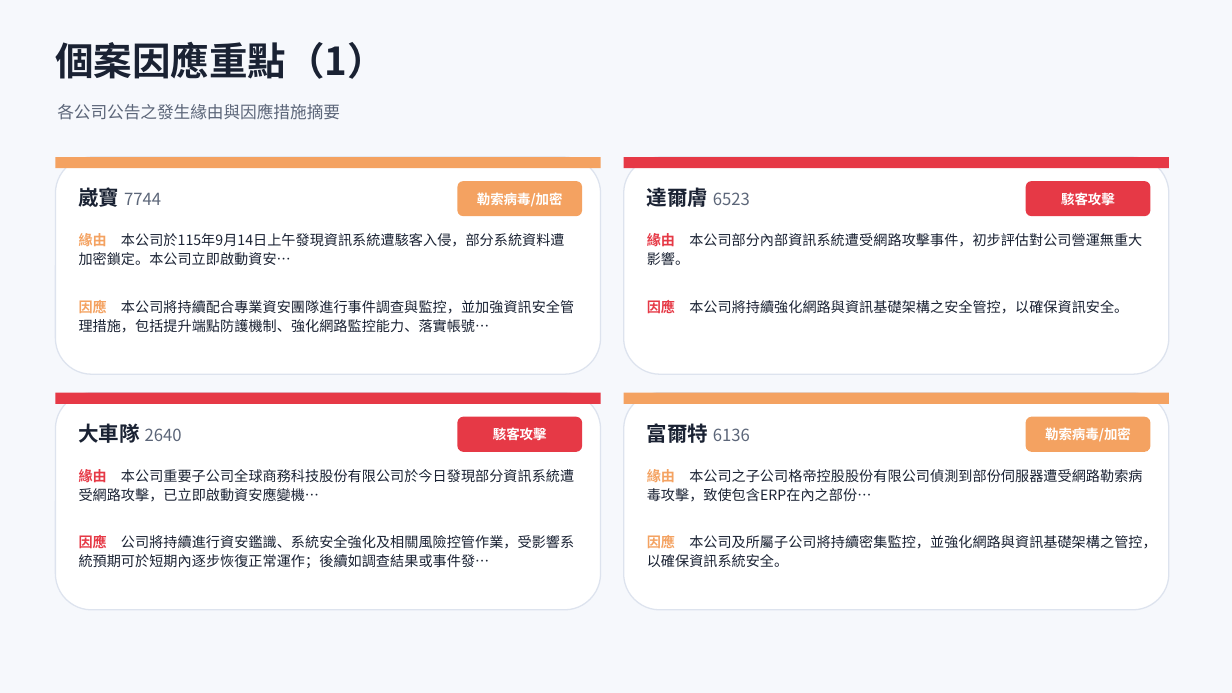
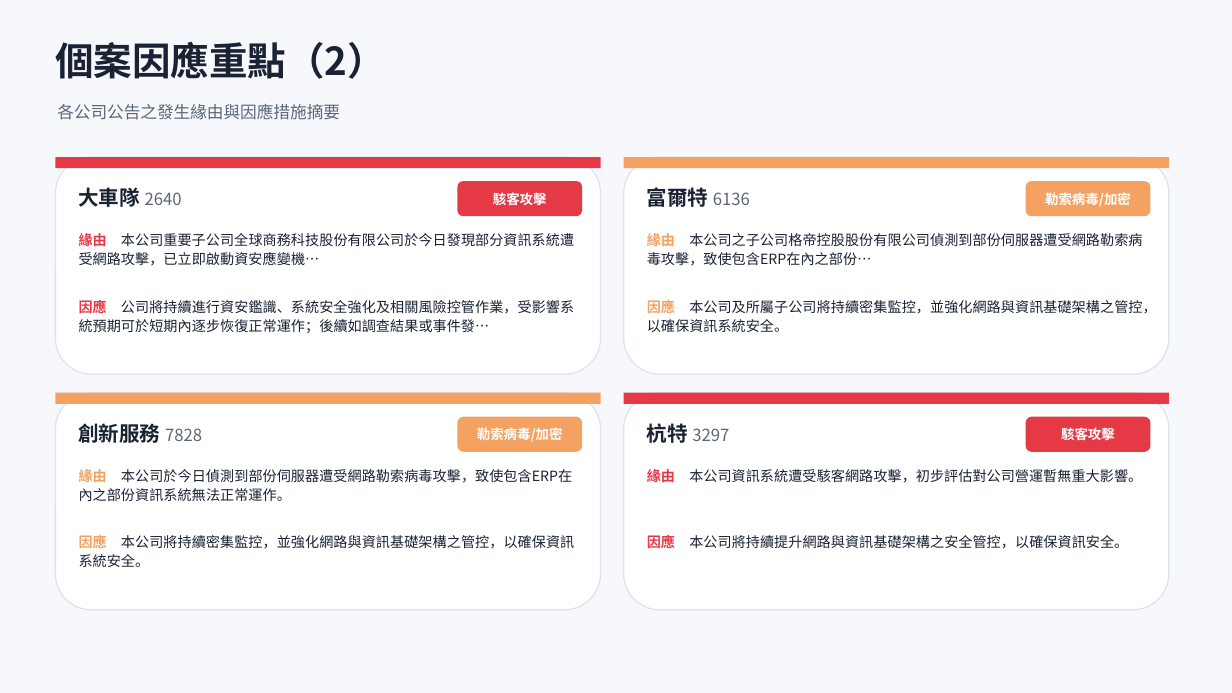
Before and after one commit to Johnnylin77/mops-isec-monitor, a slide deck: slide 7 of 資安事件因應分析.pptx (slide 6 before the commit). Drawn at 1232x693 pixels with LibreOffice and Linux fonts; fonts in the diff are those of the drawing. Boxes give left, top, right and bottom in pixels: in the first picture for what was removed or moved away, otherwise in the second. Text is boxed around its words. In the diff, an @@ line names an element or a change of style, - is before the commit and + after.

```diff
--- a/資安事件因應分析.pptx
+++ b/資安事件因應分析.pptx
@@ text at (55, 42, 386, 79): text changed @@
-個案因應重點（1）
+個案因應重點（2）
@@ text at (79, 187, 182, 207): text changed @@
-崴寶 7744
+大車隊 2640
@@ text at (493, 192, 547, 205): text changed @@
-勒索病毒/加密
+駭客攻擊
@@ text at (647, 185, 750, 211): text changed @@
-達爾膚 6523
+富爾特 6136
@@ text at (1045, 192, 1131, 207): text changed @@
-駭客攻擊
+勒索病毒/加密
@@ text at (79, 231, 574, 266): text changed @@
-緣由 本公司於115年9月14日上午發現資訊系統遭駭客入侵，部分系統資料遭加密鎖定。本公司立即啟動資安…
+緣由 本公司重要子公司全球商務科技股份有限公司於今日發現部分資訊系統遭受網路攻擊，已立即啟動資安應變機…
@@ text at (647, 231, 1142, 266): text changed @@
-緣由 本公司部分內部資訊系統遭受網路攻擊事件，初步評估對公司營運無重大影響。
+緣由 本公司之子公司格帝控股股份有限公司偵測到部份伺服器遭受網路勒索病毒攻擊，致使包含ERP在內之部份…
@@ text at (79, 298, 574, 333): text changed @@
-因應 本公司將持續配合專業資安團隊進行事件調查與監控，並加強資訊安全管理措施，包括提升端點防護機制、強化網路監控能力、落實帳號…
+因應 公司將持續進行資安鑑識、系統安全強化及相關風險控管作業，受影響系統預期可於短期內逐步恢復正常運作；後續如調查結果或事件發…
@@ text at (647, 298, 1156, 332): text changed @@
-因應 本公司將持續強化網路與資訊基礎架構之安全管控，以確保資訊安全。
+因應 本公司及所屬子公司將持續密集監控，並強化網路與資訊基礎架構之管控，以確保資訊系統安全。
@@ fill #E63946 to #F4A261 in 4 elements at (624, 157, 1169, 168), (1026, 181, 1151, 216), (55, 393, 601, 404), (457, 417, 582, 452) @@
@@ fill #F4A261 to #E63946 in 4 elements at (55, 157, 601, 168), (457, 181, 582, 216), (624, 393, 1169, 404), (1026, 417, 1151, 452) @@
@@ text at (79, 421, 202, 447): text changed; size 13 to 16 pt; text colour #5C6679 to #1A2233; bold on @@
-大車隊 2640
+創新服務 7828
@@ text at (477, 427, 563, 442): text changed @@
-駭客攻擊
+勒索病毒/加密
@@ text at (647, 423, 729, 443): text changed @@
-富爾特 6136
+杭特 3297
@@ text at (1061, 427, 1115, 440): text changed @@
-勒索病毒/加密
+駭客攻擊
@@ text at (79, 469, 572, 501): text changed @@
-緣由 本公司重要子公司全球商務科技股份有限公司於今日發現部分資訊系統遭受網路攻擊，已立即啟動資安應變機…
+緣由 本公司於今日偵測到部份伺服器遭受網路勒索病毒攻擊，致使包含ERP在內之部份資訊系統無法正常運作。
@@ text at (647, 467, 1142, 485): text changed @@
-緣由 本公司之子公司格帝控股股份有限公司偵測到部份伺服器遭受網路勒索病毒攻擊，致使包含ERP在內之部份…
+緣由 本公司資訊系統遭受駭客網路攻擊，初步評估對公司營運暫無重大影響。
@@ text at (79, 533, 574, 567): text changed @@
-因應 公司將持續進行資安鑑識、系統安全強化及相關風險控管作業，受影響系統預期可於短期內逐步恢復正常運作；後續如調查結果或事件發…
+因應 本公司將持續密集監控，並強化網路與資訊基礎架構之管控，以確保資訊系統安全。
@@ text at (647, 533, 1128, 551): text changed @@
-因應 本公司及所屬子公司將持續密集監控，並強化網路與資訊基礎架構之管控，以確保資訊系統安全。
+因應 本公司將持續提升網路與資訊基礎架構之安全管控，以確保資訊安全。
```
Also in this commit, not shown: 5 other slides changed, 1 slide added, 2 other files.
